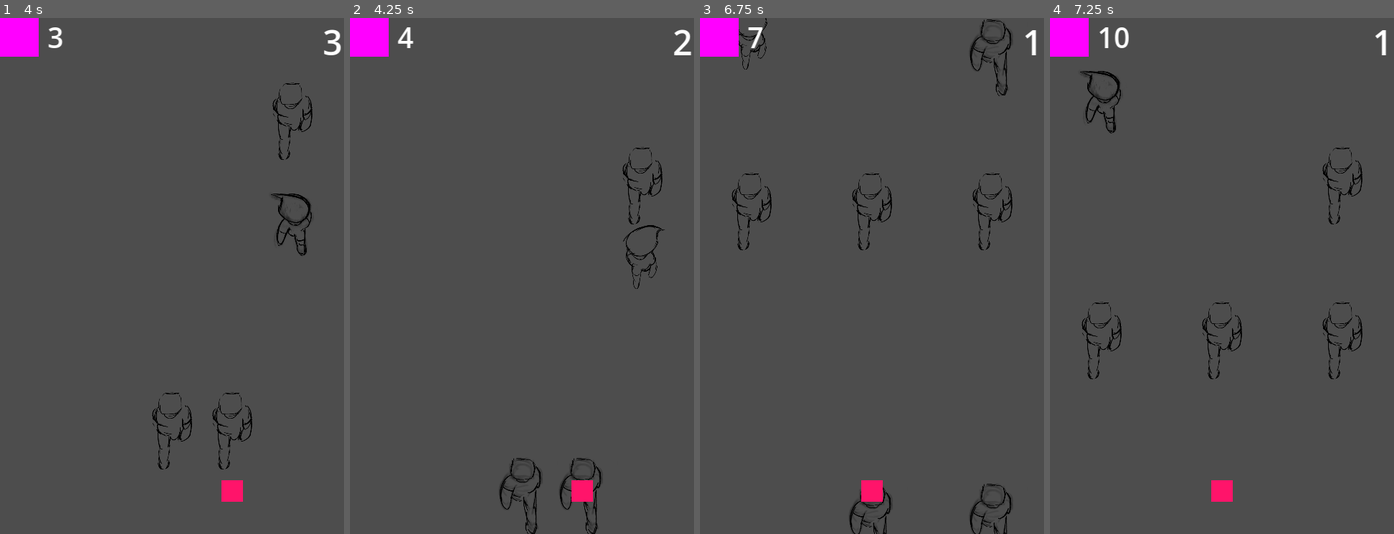
Above: before the commit, frames 1-4 (left to right).
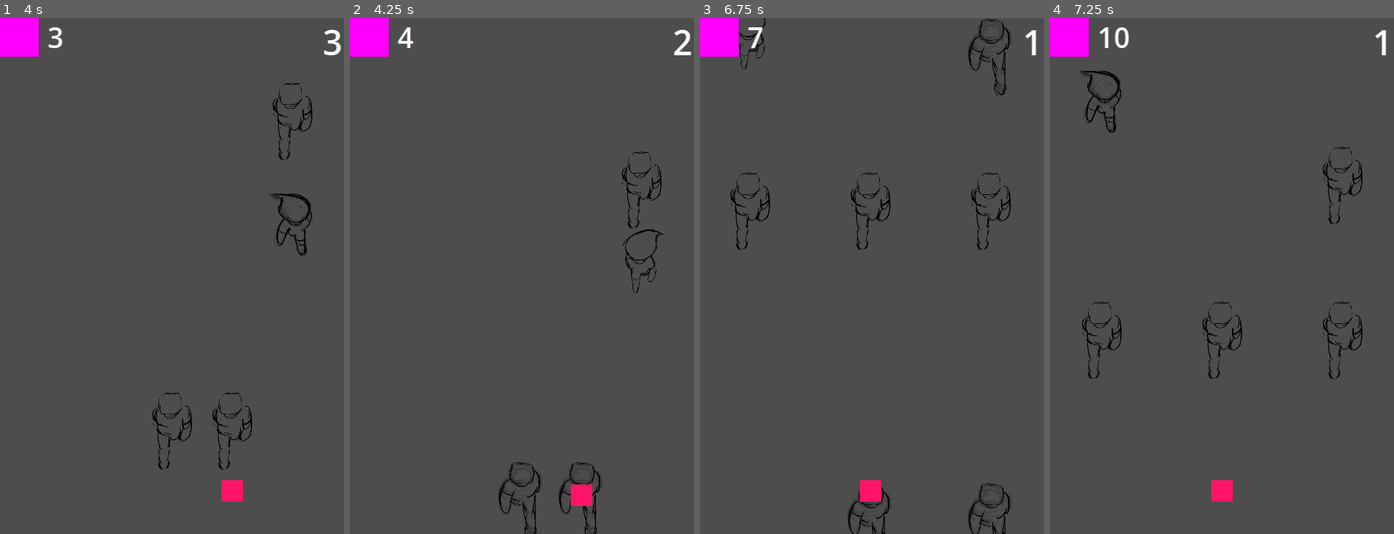
Above: after the commit, the same moments.

Repository: Bbubbee/AVoid
Game: Godot game, scene res://scenes/levels/main.tscn
Two runs of this game, one before a commit and one after it. Both use one fixed random seed, a clock stepped at 60 frames per second and the inputs below.
Inputs:
- Up to frame 1 (4 s): tap Enter at 0.5 s; hold D (right) 0.53-2.03 s; hold A (left) 2.03-2.78 s; hold D (right) from 2.78 s (still down)
- Up to frame 2 (4.25 s): keep holding D (right)
- Up to frame 3 (6.75 s): release D (right) at 4.28 s; hold A (left) 4.28-5.03 s; hold D (right) 5.03-5.78 s; hold A (left) from 5.78 s (still down)
- Up to frame 4 (7.25 s): keep holding A (left)

Frame 1 is identical in both runs. In frame 2, 1.4% of the frame differs, in the area x 43-92%, y 25-100%; in frame 3, 2.0%, in the area x 8-91%, y 0-100%; in frame 4, 0.5%.

Commit message:
add fonts and imp ui

Diff:
--- /dev/null
+++ b/scenes/levels/camera.gd
@@ -0,0 +1,46 @@
+extends Camera2D
+
+# How quickly to move through the noise.
+@export var NOISE_SHAKE_SPEED: float = 30
+# Noise returns values in the range (-1, 1)
+# This is how much to multiply the return value by.
+@export var NOISE_SHAKE_STRENGTH: float = 30
+# The starting range of possible offsets using random values.
+@export var RANDOM_SHAKE_STRENGTH: float = 30
+# Multiplier for lerping the shake strength to zero.
+@export var SHAKE_DECAY_RATE: float = 5
+
+# Keeps track of where we are in the noise.
+# So we can smoothly move through it.
+var noise_i: float = 0
+var shake_strength: float = 0
+@onready var noise = FastNoiseLite.new()
+
+# noise.frequency = 0.(whatever) # Change noise.period = 2
+
+func _ready():
+	# Randomize the generated noise.
+	noise.seed = randi()
+	# The frequency a noise changes values.
+	noise.frequency = 0.2
+
+	Stats.got_hugged.connect(_on_screen_shake)
+
+func _on_screen_shake():
+	shake_strength = NOISE_SHAKE_STRENGTH
+
+func _process(delta):
+	# Goes from shake_stength to zero at certain rate.
+	shake_strength = lerpf(shake_strength, 0, SHAKE_DECAY_RATE * delta)
+
+	# Applies the shake by changing the cameras offset.
+	self.offset = get_noise_offset(delta)
+
+
+func get_noise_offset(delta):
+	noise_i += delta * NOISE_SHAKE_SPEED
+
+	return Vector2(
+		noise.get_noise_2d(1, noise_i) * shake_strength,
+		noise.get_noise_2d(100, noise_i) * shake_strength
+	)
--- a/scenes/levels/main.tscn
+++ b/scenes/levels/main.tscn
@@ -1,8 +1,9 @@
-[gd_scene load_steps=5 format=3 uid="uid://dsr7hmaqohut0"]
+[gd_scene load_steps=6 format=3 uid="uid://dsr7hmaqohut0"]
 
 [ext_resource type="PackedScene" uid="uid://b1payd28naxy7" path="res://scenes/player/player.tscn" id="3_342tw"]
 [ext_resource type="PackedScene" uid="uid://bw6lpwcsdikry" path="res://scenes/people/mother.tscn" id="3_800ej"]
 [ext_resource type="Script" path="res://scenes/ui/ui_root.gd" id="3_yhs2l"]
+[ext_resource type="Script" path="res://scenes/levels/camera.gd" id="4_nq8qp"]
 
 [sub_resource type="PlaceholderTexture2D" id="PlaceholderTexture2D_lbovo"]
 
@@ -36,3 +37,9 @@
 offset_left = -1.0
 offset_bottom = 23.0
 grow_horizontal = 0
+
+[node name="Camera2D" type="Camera2D" parent="."]
+position = Vector2(80, 120)
+script = ExtResource("4_nq8qp")
+NOISE_SHAKE_STRENGTH = 10.0
+metadata/_edit_lock_ = true
--- a/scenes/screens/game_end_screen.tscn
+++ b/scenes/screens/game_end_screen.tscn
@@ -1,6 +1,7 @@
-[gd_scene load_steps=2 format=3 uid="uid://si08yje5547n"]
+[gd_scene load_steps=3 format=3 uid="uid://si08yje5547n"]
 
 [ext_resource type="Script" path="res://scenes/screens/game_end_screen.gd" id="1_5pvtf"]
+[ext_resource type="FontFile" uid="uid://cjr6tc40jew43" path="res://assets/font/creepy_circus.ttf" id="2_nfqtp"]
 
 [node name="GameEndScreen" type="Control"]
 layout_mode = 3
@@ -25,16 +26,19 @@
 [node name="TitleLabel" type="Label" parent="VBoxContainer"]
 layout_mode = 2
 size_flags_horizontal = 4
+theme_override_fonts/font = ExtResource("2_nfqtp")
 text = "A Void"
 
 [node name="Button" type="Button" parent="VBoxContainer"]
 layout_mode = 2
 size_flags_horizontal = 4
+theme_override_fonts/font = ExtResource("2_nfqtp")
 text = "Start"
 
 [node name="HighscoreLabel" type="Label" parent="VBoxContainer"]
 layout_mode = 2
 size_flags_horizontal = 4
+theme_override_fonts/font = ExtResource("2_nfqtp")
 text = "Highscore"
 
 [connection signal="pressed" from="VBoxContainer/Button" to="." method="_on_button_pressed"]
--- a/scenes/screens/game_start_screen.tscn
+++ b/scenes/screens/game_start_screen.tscn
@@ -1,7 +1,8 @@
-[gd_scene load_steps=3 format=3 uid="uid://bnecave51uqxb"]
+[gd_scene load_steps=4 format=3 uid="uid://bnecave51uqxb"]
 
 [ext_resource type="Script" path="res://scenes/screens/game_start_screen.gd" id="1_l8vry"]
 [ext_resource type="Texture2D" uid="uid://c8cp5ybcdurt2" path="res://assets/people/others/hug.png" id="2_6vvqq"]
+[ext_resource type="FontFile" uid="uid://d157e03g5uarl" path="res://assets/font/light_stories.ttf" id="2_bvacy"]
 
 [node name="GameStartScreen" type="Control"]
 layout_mode = 3
@@ -15,6 +16,18 @@
 grow_horizontal = 2
 grow_vertical = 2
 script = ExtResource("1_l8vry")
+
+[node name="ColorRect" type="ColorRect" parent="."]
+layout_mode = 1
+anchors_preset = 15
+anchor_right = 1.0
+anchor_bottom = 1.0
+offset_left = -3.0
+offset_top = -1.0
+offset_right = -3.0
+offset_bottom = -1.0
+grow_horizontal = 2
+grow_vertical = 2
 
 [node name="VBoxContainer" type="VBoxContainer" parent="."]
 layout_mode = 1
@@ -32,6 +45,8 @@
 
 [node name="MessageLabel" type="Label" parent="VBoxContainer"]
 layout_mode = 2
+theme_override_colors/font_color = Color(0, 0, 0, 1)
+theme_override_fonts/font = ExtResource("2_bvacy")
 text = "You are loved"
 
 [node name="VoidLabel" type="Label" parent="VBoxContainer"]
--- a/utils/globals/stats.gd
+++ b/utils/globals/stats.gd
@@ -16,6 +16,7 @@
 		difficulty = clamp(new_difficulty, 0, 4)
 		set_difficulty.emit(difficulty)
 
+signal got_hugged
 var max_hp: int = 3
 @onready var hp: int = max_hp:
 	set(new_hp):
@@ -23,9 +24,11 @@
 
 		if hp <= 0:
 			SaveLoad.save_score(void_score)
+			got_hugged.emit()
 			Events.game_over.emit()
 		else:
 			Events.hp_changed.emit(hp)
+			got_hugged.emit()
 
 
 func reset_stats():
Binary file added: assets/font/creepy_circus.ttf
Not shown, added: assets/font/creepy_circus.ttf.import
Binary file added: assets/font/light_stories.ttf
Not shown, added: assets/font/light_stories.ttf.import
Not shown, added: assets/.DS_Store
